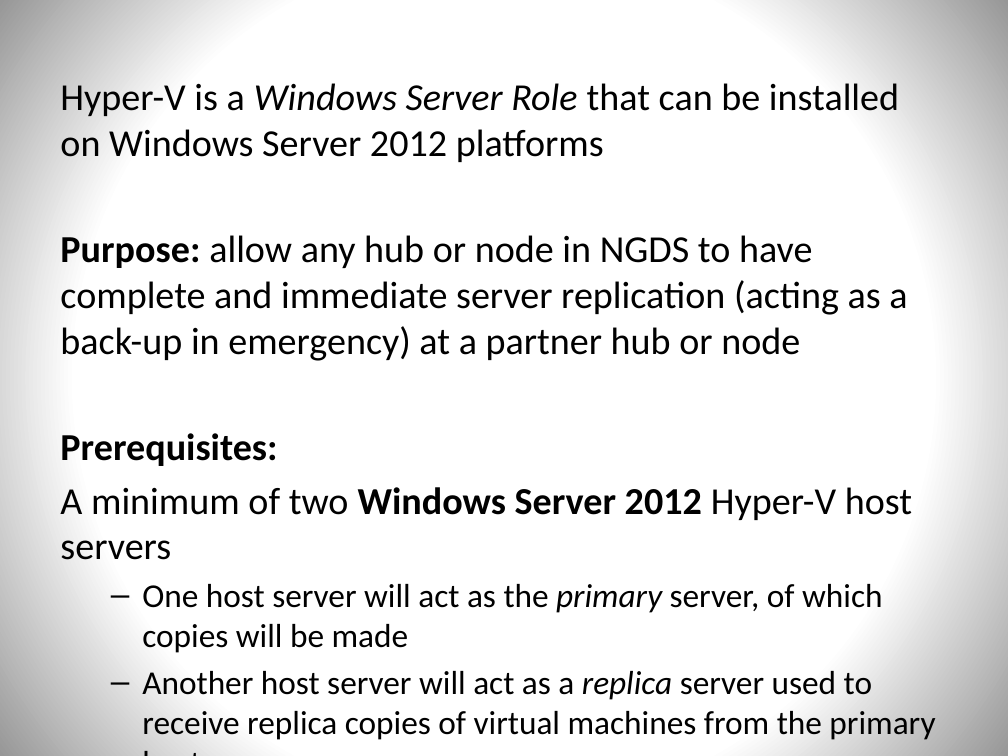
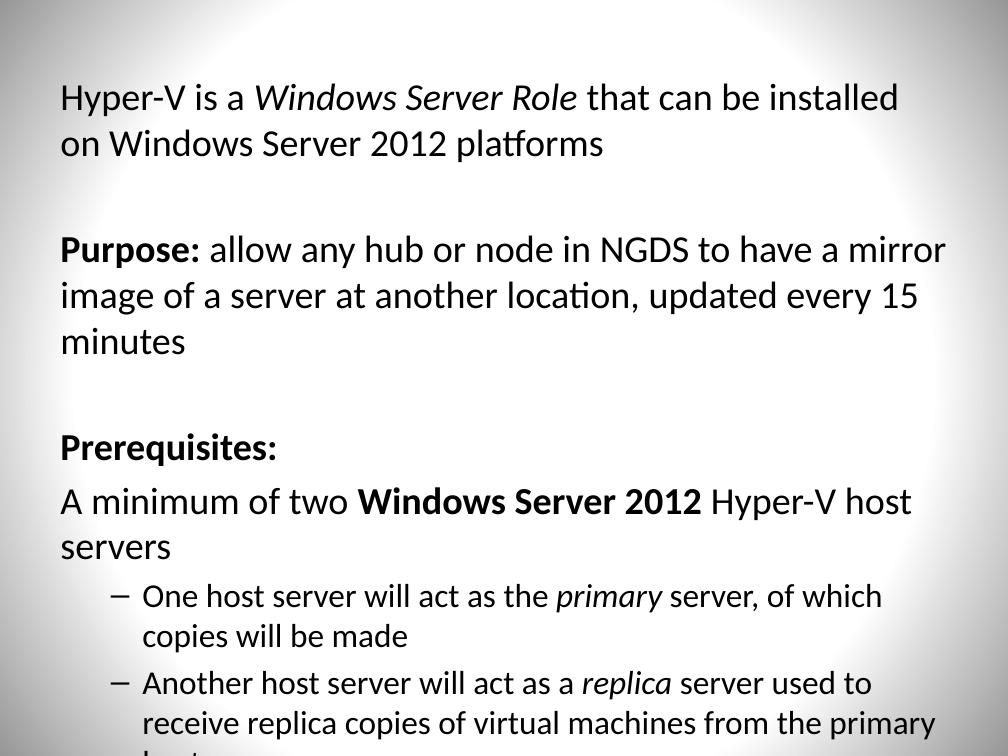
Before and after one commit to usgin/Workshops, a slide deck: slide 2 of EasternRegionalWorkshop/Hyper-V.pptx. Drawn at 1008x756 pixels with LibreOffice and Linux fonts; fonts in the diff are those of the drawing. Boxes give left, top, right and bottom in pixels: in the first picture for what was removed or moved away, otherwise in the second. Text is boxed around its words. In the diff, an @@ line names an element or a change of style, - is before the commit and + after.

```diff
--- a/EasternRegionalWorkshop/Hyper-V.pptx
+++ b/EasternRegionalWorkshop/Hyper-V.pptx
@@ text at [60,235,946,355]: text changed @@
-Purpose: allow any hub or node in NGDS to have complete and immediate server replication (acting as a back-up in emergency) at a partner hub or node
+Purpose: allow any hub or node in NGDS to have a mirror image of a server at another location, updated every 15 minutes
```
Also in this commit, not shown: 3 other slides changed, 2 slides added, 2 slides removed.
